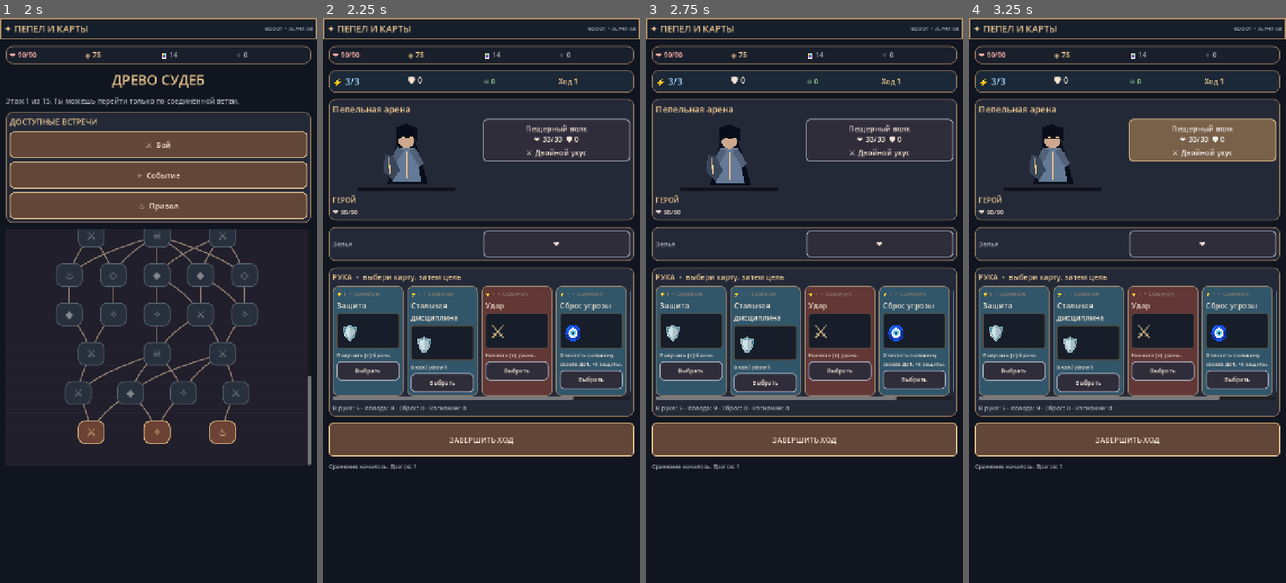
Above: before the commit, frames 1-4 (left to right).
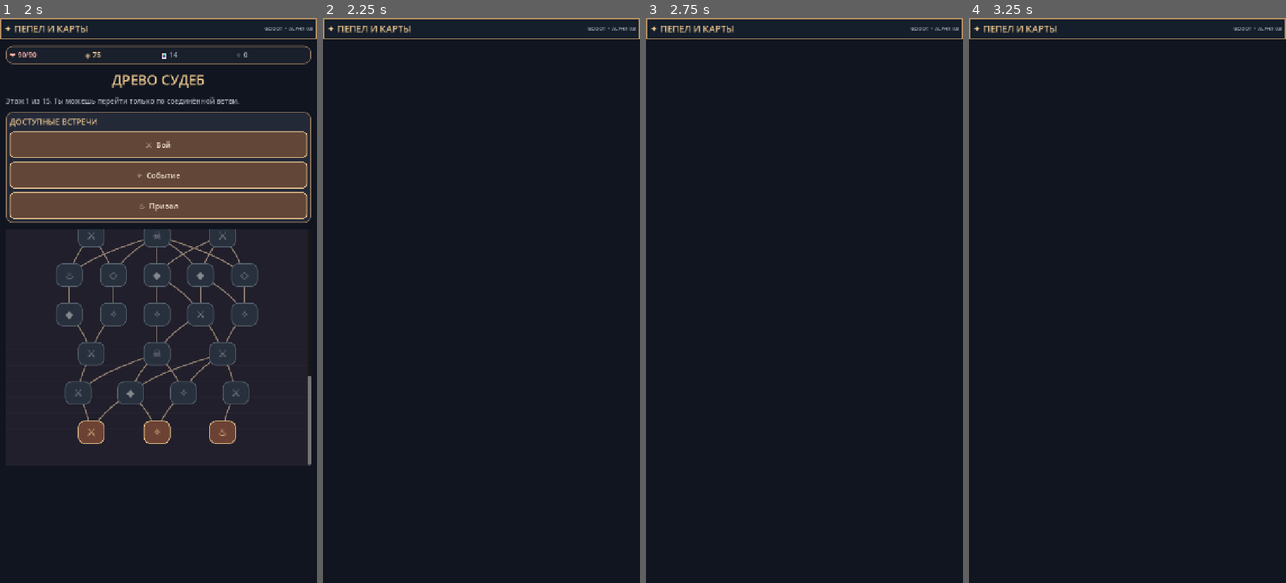
Above: after the commit, the same moments.

Repository: craftkot/Ddd
Game: Godot game, scene res://scenes/main.tscn
The game is run twice, just before and just after one commit, with the same random seed, the same clock (stepped at 60 frames per second) and the same inputs.
Inputs (mouse positions are in pixels of both pictures, inside the frame that each line leads up to):
- Up to frame 1 (2 s): click "Начать одиночное приключение" at 0.5 s; click "Выбрать Страж" at 1.25 s
- Up to frame 2 (2.25 s): click "⚔ Бой" at 2 s
- Up to frame 3 (2.75 s): no input
- Up to frame 4 (3.25 s): click (1203, 142) at 2.75 s, where only the run before the commit has a clickable "Пещерный волк ❤ 33/33 🛡 0 ⚔ Д…"

Frame 1 is identical in both runs. In frame 2, 54% of the frame differs, in the area x 1-99%, y 4-80%; in frame 3, 54%; in frame 4, 54%.
Error after the commit: Parse Error: Identifier "QUIET" not declared in the current scope. (res://scripts/combat_board.gd:134)

Commit message:
ui(godot): replace scrolling fight with fullscreen touch-enabled card-fan board

Diff:
--- a/godot-duel/scripts/main.gd
+++ b/godot-duel/scripts/main.gd
@@ -3,6 +3,7 @@
 const RULES = preload("res://scripts/game_state.gd")
 const ACTOR = preload("res://scripts/actor.gd")
 const ROUTE = preload("res://scripts/route_board.gd")
+const COMBAT_BOARD = preload("res://scripts/combat_board.gd")
 const INK = Color("#10151f")
 const PANEL = Color("#242938")
 const PANEL_ALT = Color("#302d3b")
@@ -99,6 +100,12 @@
  var version=make_text("GODOT  •  ALPHA 0.8",11,QUIET)
  version.horizontal_alignment=HORIZONTAL_ALIGNMENT_RIGHT
  top_row.add_child(version)
+ if game.screen=="fight":
+  var battle=COMBAT_BOARD.new()
+  battle.game=game
+  battle.transition_requested.connect(_combat_updated)
+  root.add_child(battle)
+  return
  scroll=ScrollContainer.new()
  scroll.size_flags_vertical=Control.SIZE_EXPAND_FILL
  scroll.horizontal_scroll_mode=ScrollContainer.SCROLL_MODE_DISABLED
@@ -127,6 +134,10 @@
   "final": show_final()
   "lost": show_lost()
   _: show_lobby()
+
+func _combat_updated()->void:
+ game.save_game()
+ render_ui()
 
 func show_lobby() -> void:
  page.add_child(title("ПЕПЕЛ И КАРТЫ"))
